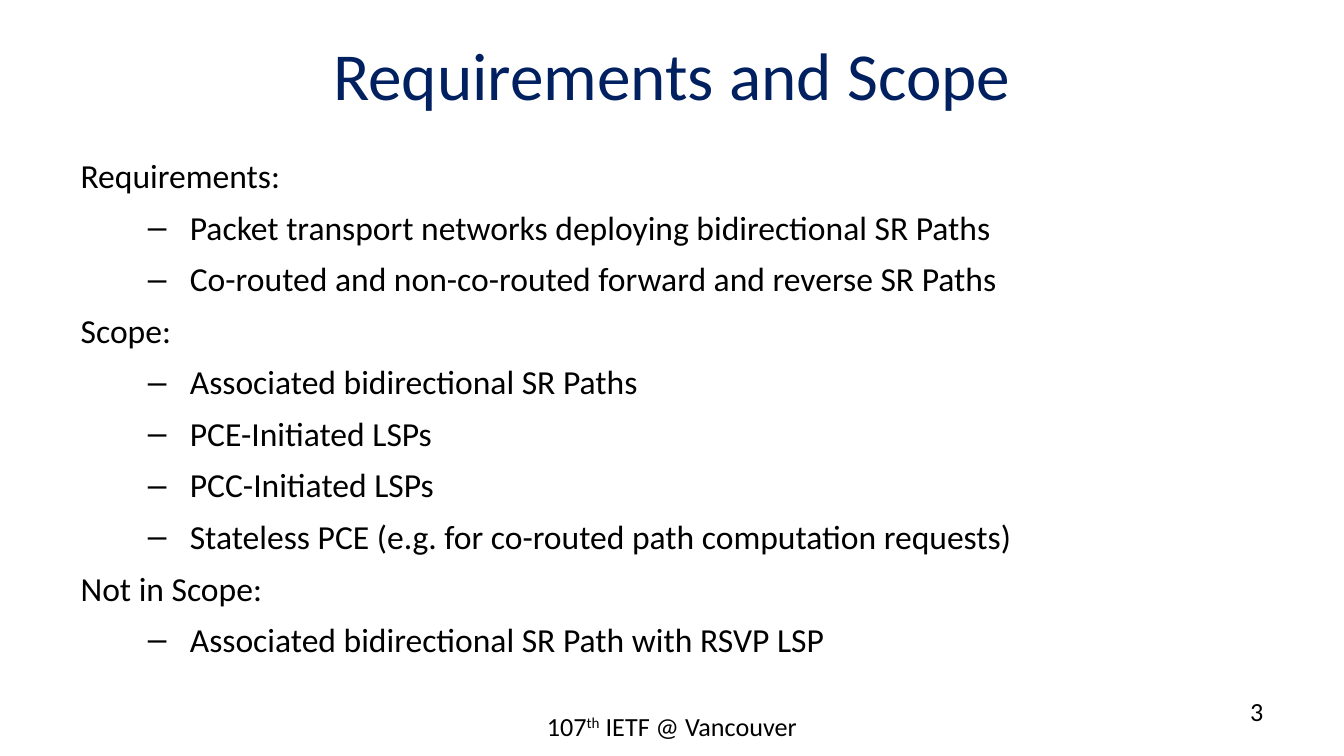
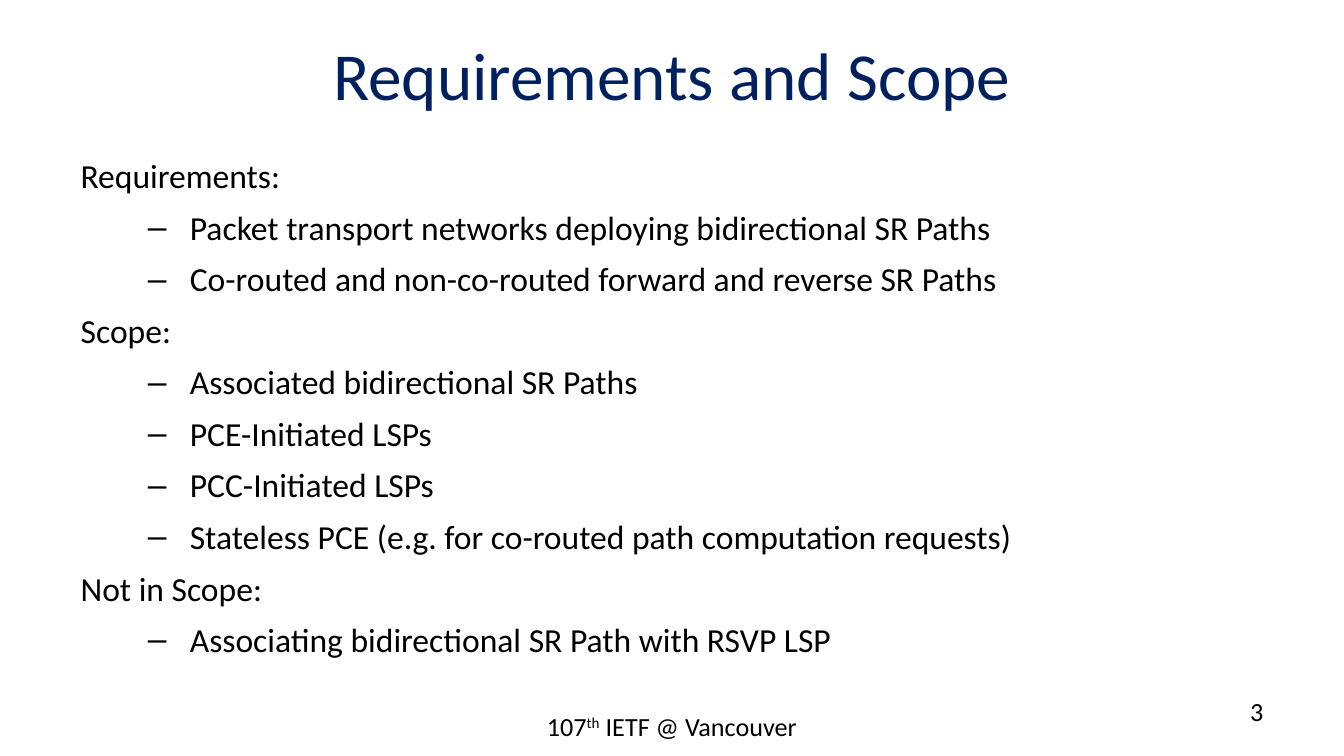
Before and after one commit to rakgandhi/ietf-public, a slide deck: slide 3 of draft-ietf-pce-sr-bidir-path-02.pptx. Drawn at 1344x756 pixels with LibreOffice and Linux fonts; fonts in the diff are those of the drawing. Boxes give left, top, right and bottom in pixels: in the first picture for what was removed or moved away, otherwise in the second. Text is boxed around its words. In the diff, an @@ line names an element or a change of style, - is before the commit and + after.

```diff
--- a/draft-ietf-pce-sr-bidir-path-02.pptx
+++ b/draft-ietf-pce-sr-bidir-path-02.pptx
@@ text at bbox=[190, 628, 831, 658]: text changed @@
-  – Associated bidirectional SR Path with RSVP LSP
+  – Associating bidirectional SR Path with RSVP LSP
```
Also in this commit, not shown: 1 other slide changed, 1 other file.
